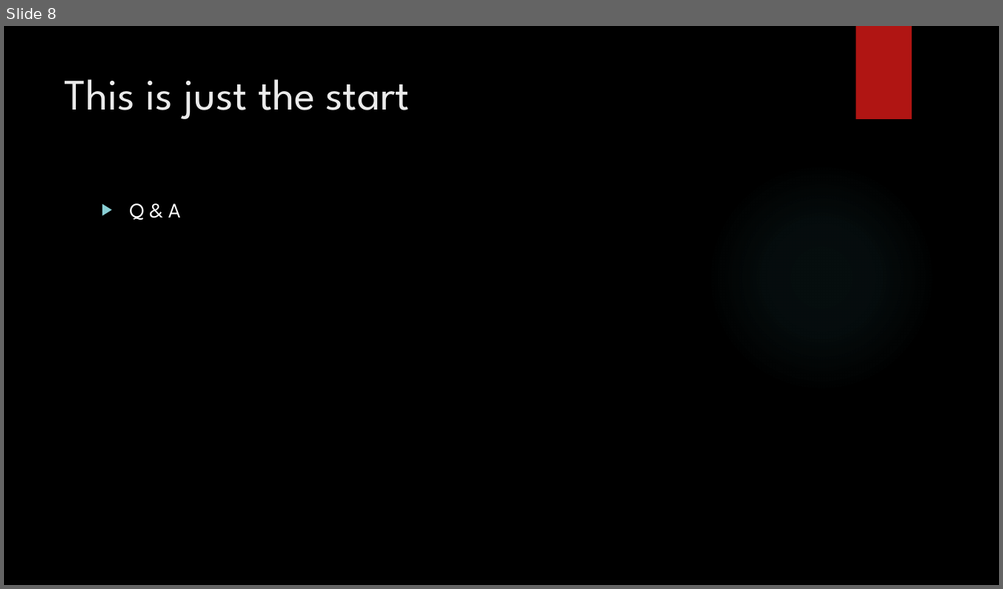
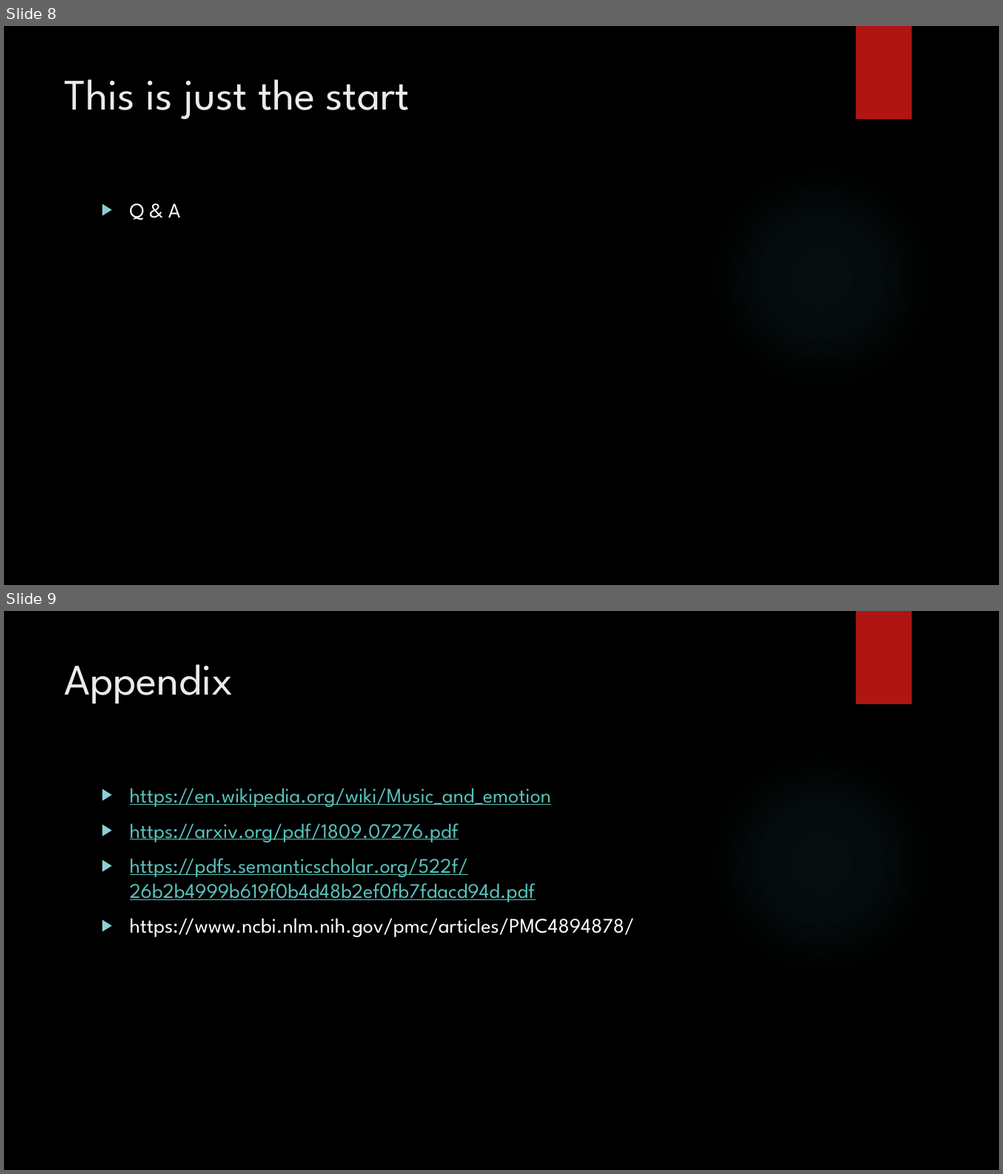
Before and after one commit to bsadagopa/MyMusic360, a slide deck: mm360-overview.pptx. Shown one above the other, each under a label of ours: slide 8 before the commit, slides 8 and 9 after it. The pictures are 1003x589 and 1003x1174 pixels, drawn with LibreOffice and Linux fonts; fonts in the diff are those of the drawing; background and template pictures are left out. Boxes give left, top, right and bottom in pixels: in the first picture for what was removed or moved away, otherwise in the second. Text is boxed around its words. In the diff, an @@ line names an element or a change of style, - is before the commit and + after.

Commit message:
added appendix

```diff
--- a/mm360-overview.pptx
+++ b/mm360-overview.pptx
@@ slide 9 added at <box>4,611,999,1170</box>, background picture (left out); not listed: 2 template elements that a slide beside it also shows @@
@@ title added at <box>64,664,233,704</box>, 42 pt, text #EBEBEB @@
+Appendix
@@ text added at <box>130,788,634,937</box>, 20 pt, text #58C1BA, underline @@
+▶ https://en.wikipedia.org/wiki/Music_and_emotion
+▶ https://arxiv.org/pdf/1809.07276.pdf
+▶ https://pdfs.semanticscholar.org/522f/26b2b4999b619f0b4d48b2ef0fb7fdacd94d.pdf
+▶ https://www.ncbi.nlm.nih.gov/pmc/articles/PMC4894878/
```
